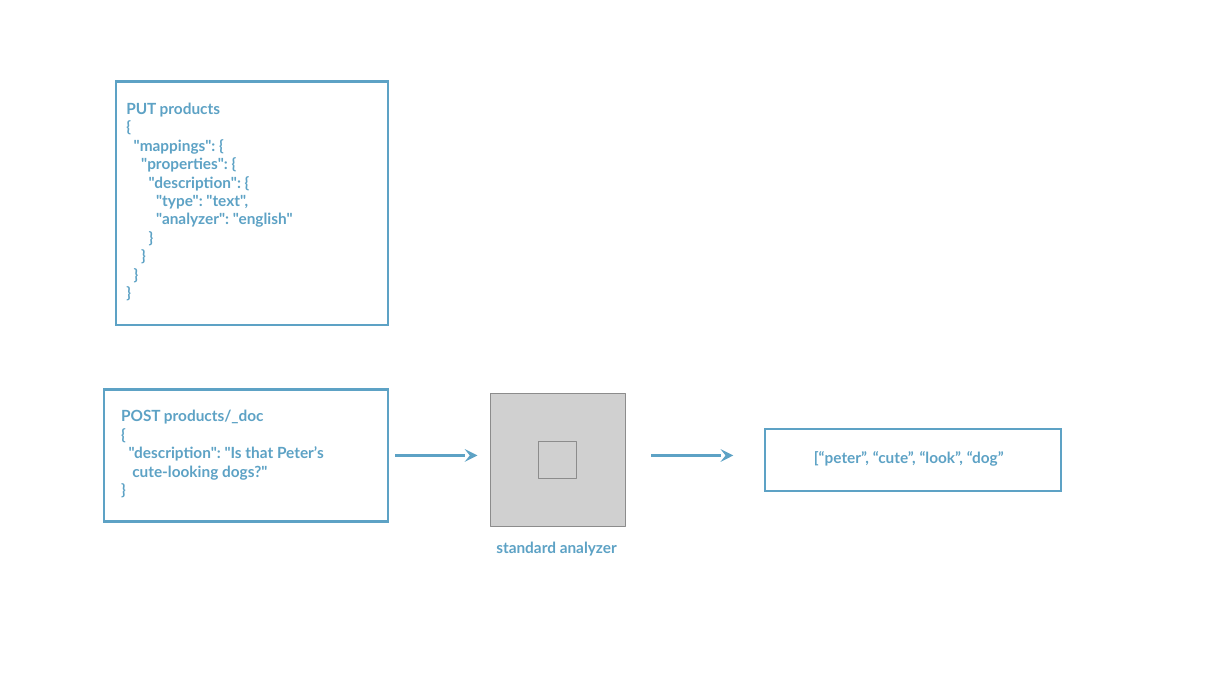
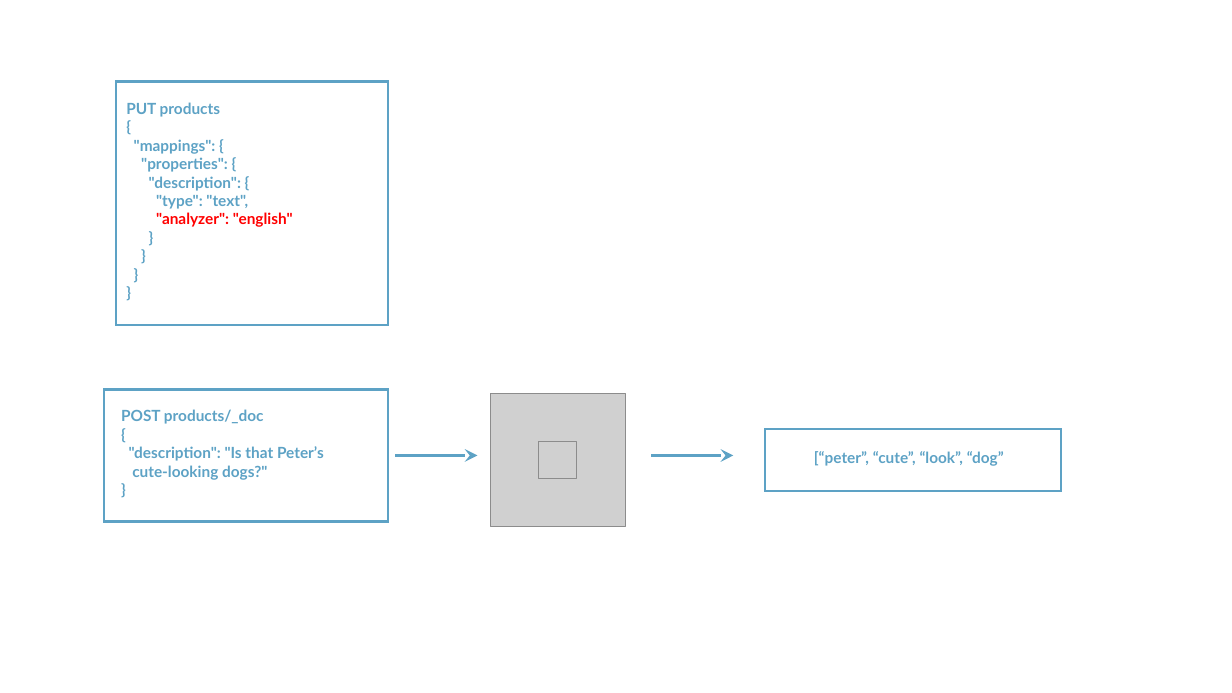
Before and after one commit to rudaks-han/book-summary, a slide deck: slide 32 of complete-guide-to-elasticsearch/elasticsearch.pptx. Drawn at 1232x693 pixels with LibreOffice and Linux fonts; fonts in the diff are those of the drawing; grey boxes stand for pictures. Boxes give left, top, right and bottom in pixels: in the first picture for what was removed or moved away, otherwise in the second. Text is boxed around its words. In the diff, an @@ line names an element or a change of style, - is before the commit and + after.

Commit message:
update

```diff
--- a/complete-guide-to-elasticsearch/elasticsearch.pptx
+++ b/complete-guide-to-elasticsearch/elasticsearch.pptx
@@ text at [156,212,293,227]: text colour #5DA2C5 to #FF0000 in ""analyzer": "english"" @@
@@ text removed at [496,541,617,556] @@
-standard analyzer
```
